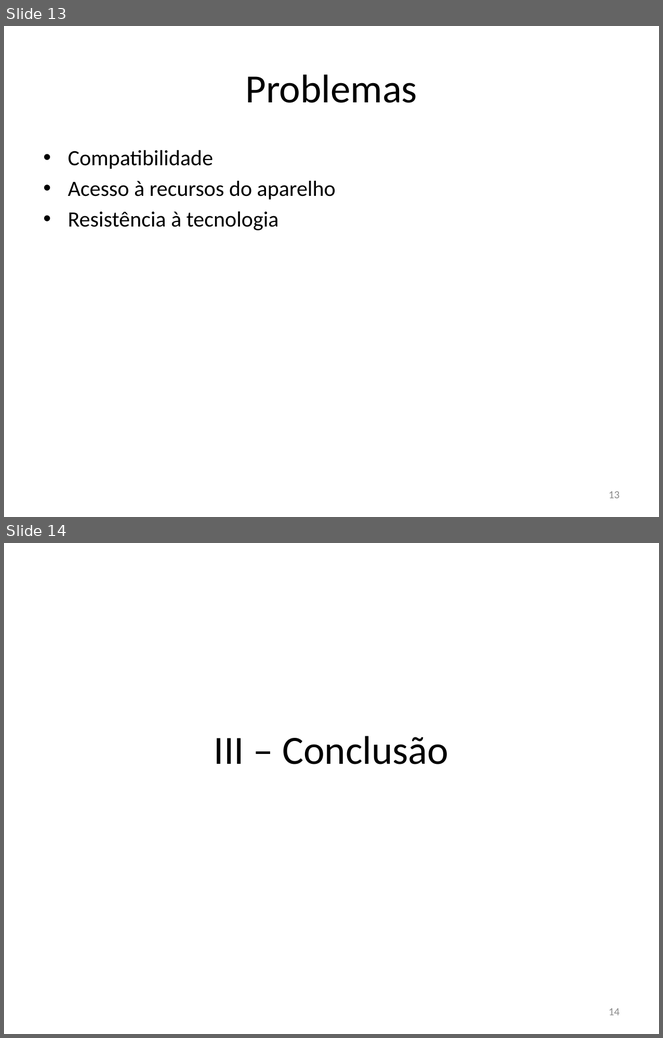
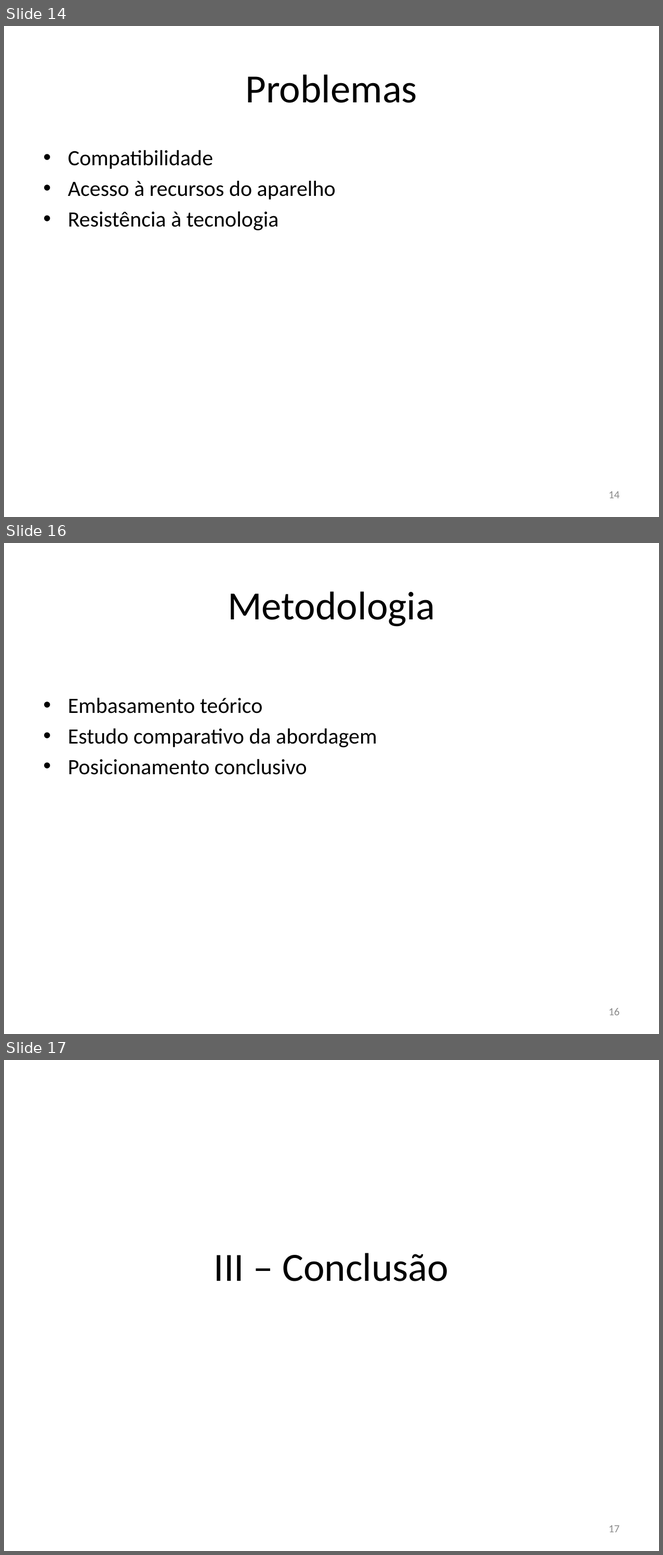
Before and after one commit to rfc410/tcc, a slide deck: apresentacao.pptx. Shown one above the other, each under a label of ours: slides 13 and 14 before the commit, slides 14, 16 and 17 after it; the slides between them are not shown. The pictures are 663x1038 and 663x1555 pixels, drawn with LibreOffice and Linux fonts; fonts in the diff are those of the drawing. Boxes give left, top, right and bottom in pixels: in the first picture for what was removed or moved away, otherwise in the second. Text is boxed around its words. In the diff, an @@ line names an element or a change of style, - is before the commit and + after.

```diff
--- a/apresentacao.pptx
+++ b/apresentacao.pptx
@@ slide 16 added at box(4, 543, 659, 1034), background #FFFFFF @@
@@ title added at box(228, 591, 435, 627), 44 pt, text #000000 @@
+Metodologia
@@ text added at box(68, 697, 377, 775), 24 pt, text #000000 @@
+• Embasamento teórico
+• Estudo comparativo da abordagem
+• Posicionamento conclusivo
@@ page number added at box(609, 1008, 620, 1016), 12 pt, text #8C8C8C @@
+16
@@ what was slide 13 is now slide 14 @@
@@ page number at box(609, 491, 620, 499): text changed @@
-13
+14
@@ what was slide 14 is now slide 17 @@
@@ page number at box(609, 1525, 620, 1533): text changed @@
-14
+17
```
Also in this commit, not shown: 4 slides changed, 3 other slides added, 1 slide removed.
